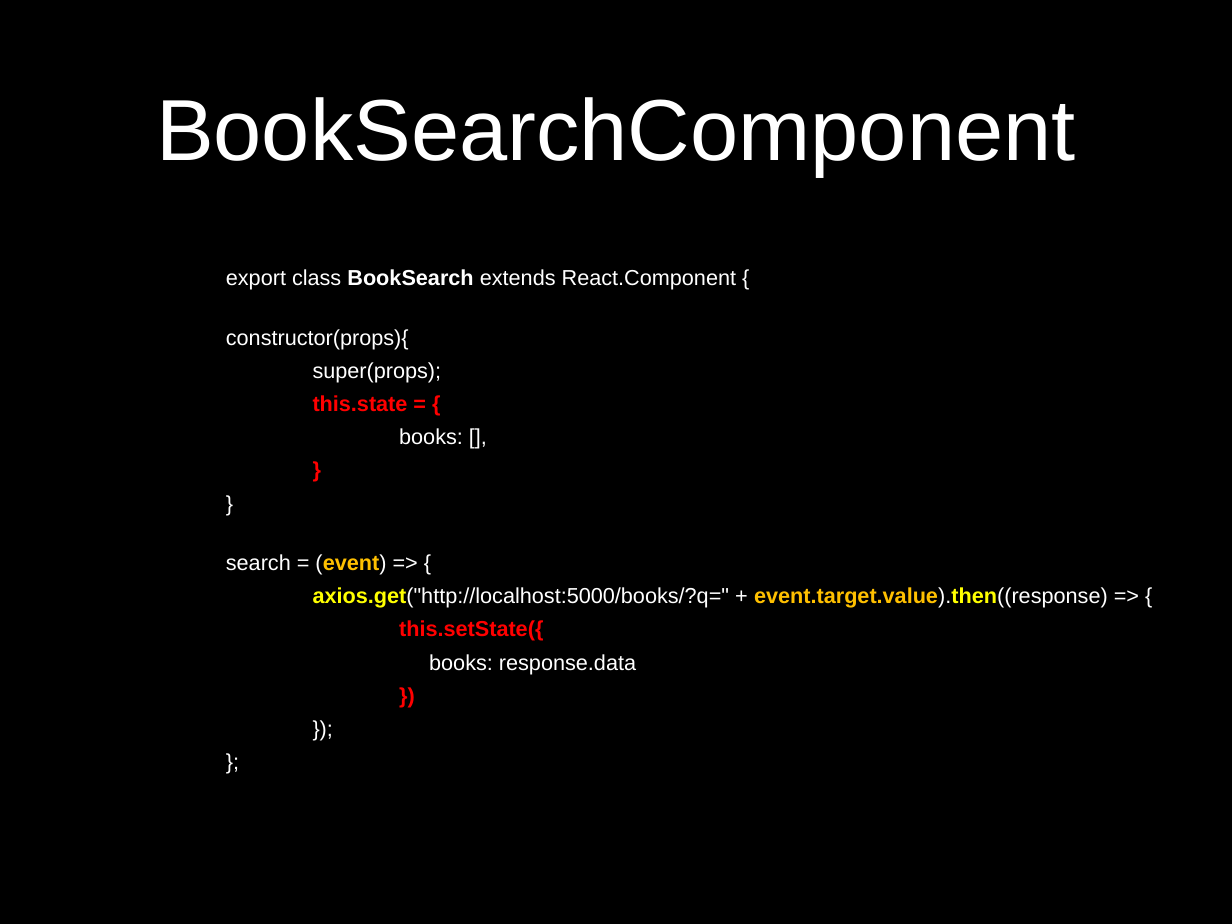
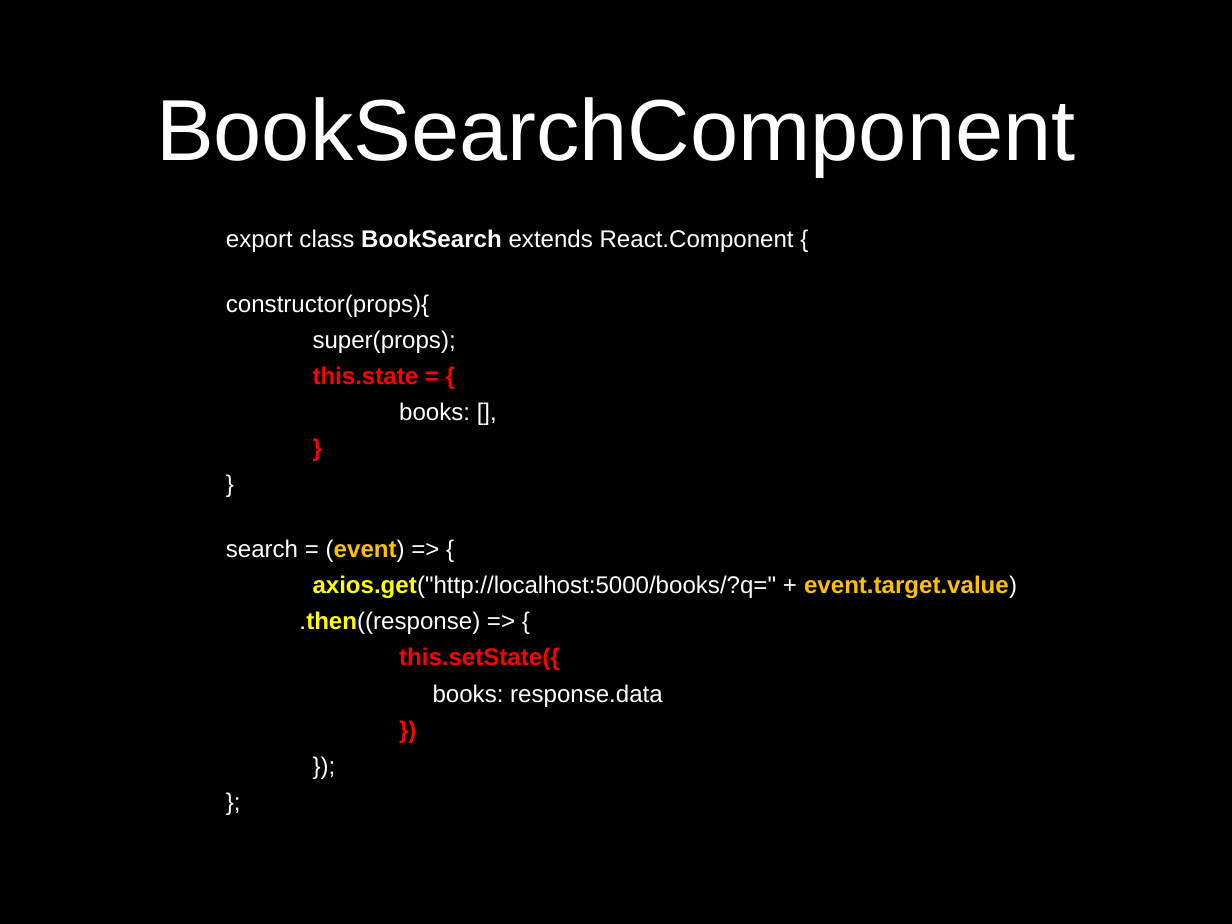
Before and after one commit to petereijgermans11/frontend-cursus, a slide deck: slide 13 of frontend-cursus/ 10 - React.pptx (slide 17 before the commit). Drawn at 1232x924 pixels with LibreOffice and Linux fonts; fonts in the diff are those of the drawing. Boxes give left, top, right and bottom in pixels: in the first picture for what was removed or moved away, otherwise in the second. Text is boxed around its words. In the diff, an @@ line names an element or a change of style, - is before the commit and + after.

Commit message:
ppt angular en react updated

```diff
--- a/frontend-cursus/ 10 - React.pptx
+++ b/frontend-cursus/ 10 - React.pptx
@@ text at (x1=226, y1=229, x2=794, y2=707): size 18 to 20 pt in "export class BookSearch extends React.Component {", "constructor(props){", "super(props);", "this.state = {" and 9 more places @@
@@ text at (x1=299, y1=575, x2=1017, y2=634): text changed; size 18 to 20 pt @@
-axios.get("http://localhost:5000/books/?q=" + event.target.value).then((response) => {
+axios.get("http://localhost:5000/books/?q=" + event.target.value)
+.then((response) => {
```
Also in this commit, not shown: 2 other slides changed, 5 slides added, 9 slides removed, 10 other files.
